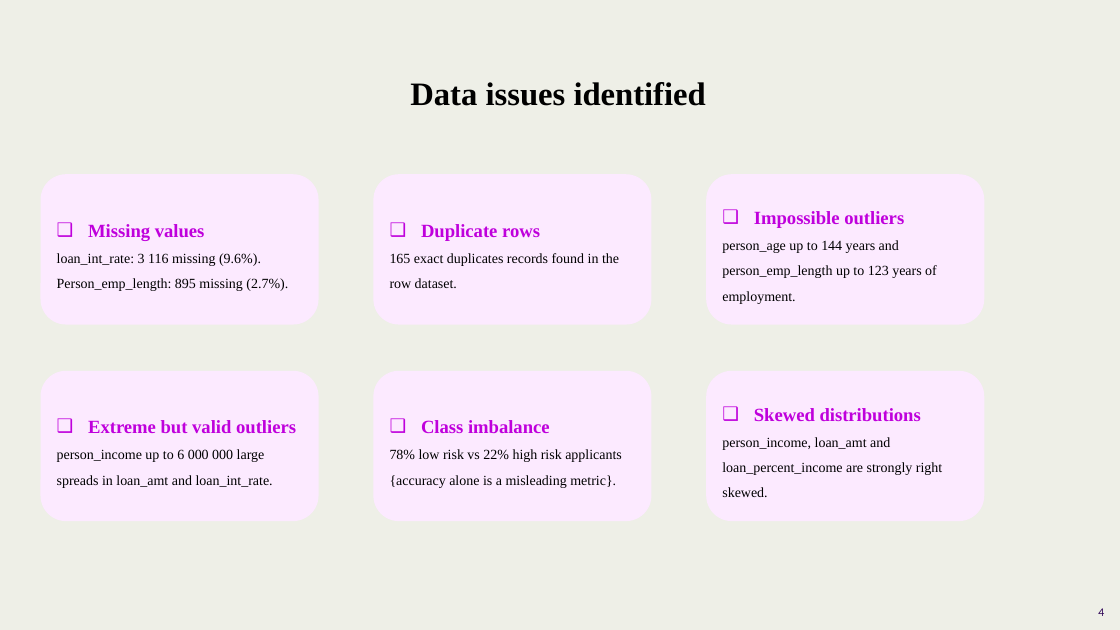
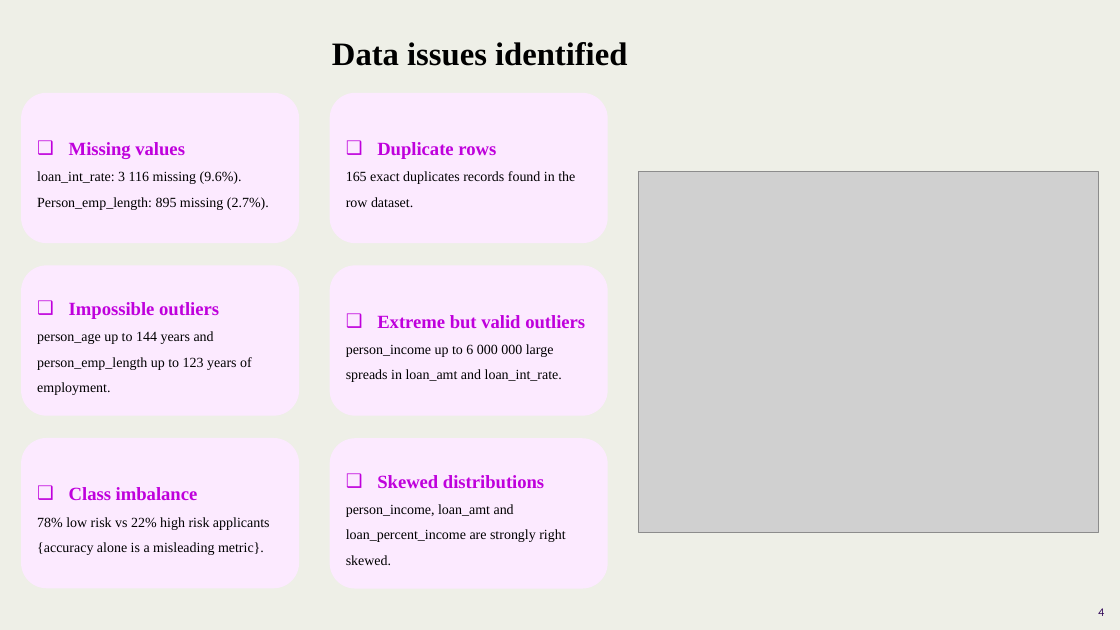
Before and after one commit to Thembelihle-tech/Credit-Risk-Prediction, a slide deck: slide 4 of Credit Risk Prediction System.pptx. Drawn at 1120x630 pixels with LibreOffice and Linux fonts; fonts in the diff are those of the drawing; grey boxes stand for pictures. Boxes give left, top, right and bottom in pixels: in the first picture for what was removed or moved away, otherwise in the second. Text is boxed around its words. In the diff, an @@ line names an element or a change of style, - is before the commit and + after.

```diff
--- a/Credit Risk Prediction System.pptx
+++ b/Credit Risk Prediction System.pptx
@@ text "Data issues identified": place and size @@
-text "Data issues identified" at (410, 82, 706, 106)
+text "Data issues identified" at (332, 42, 627, 66)
@@ text "Data issues identified" at (332, 42, 627, 66): alignment left to centre @@
@@ rounded rectangle "Missing values": place and size @@
-rounded rectangle "Missing values" at (41, 175, 318, 324)
+rounded rectangle "Missing values" at (22, 93, 299, 243)
@@ rounded rectangle "Duplicate rows": place and size @@
-rounded rectangle "Duplicate rows" at (374, 175, 651, 324)
+rounded rectangle "Duplicate rows" at (330, 93, 607, 243)
@@ picture added at (639, 172, 1099, 534) @@
@@ rounded rectangle "Impossible outliers": place and size @@
-rounded rectangle "Impossible outliers" at (707, 175, 984, 324)
+rounded rectangle "Impossible outliers" at (22, 266, 299, 416)
@@ rounded rectangle "Extreme but valid outliers": place and size @@
-rounded rectangle "Extreme but valid outliers" at (41, 371, 318, 521)
+rounded rectangle "Extreme but valid outliers" at (330, 266, 607, 416)
@@ rounded rectangle "Class imbalance": place and size @@
-rounded rectangle "Class imbalance" at (374, 371, 651, 521)
+rounded rectangle "Class imbalance" at (22, 439, 299, 588)
@@ rounded rectangle "Skewed distributions": place and size @@
-rounded rectangle "Skewed distributions" at (707, 371, 984, 521)
+rounded rectangle "Skewed distributions" at (330, 439, 607, 588)
```
Also in this commit, not shown: 2 other slides changed, 1 slide added, 1 slide removed, 3 other files.
